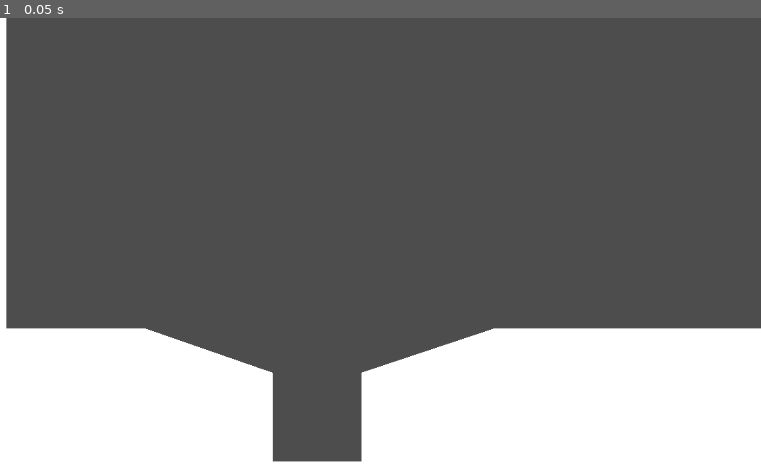
Above: before the commit, frame 1.
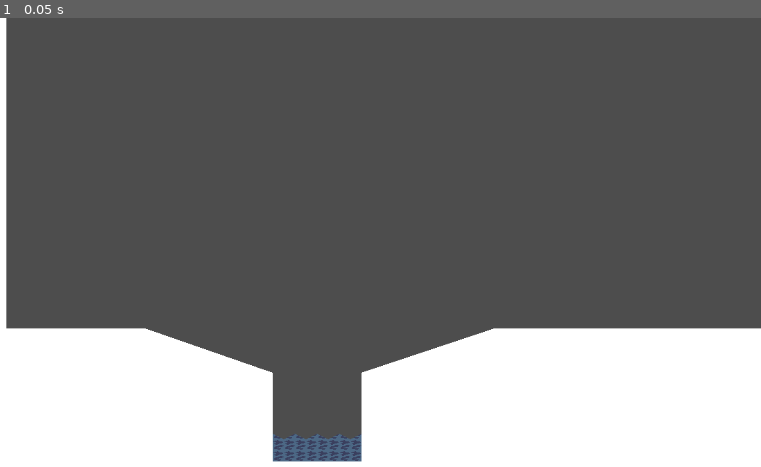
Above: after the commit, the same moment.

Repository: TurboMair/PrecipitateQuest
Game: Godot game, scene res://world.tscn
The game is run twice, just before and just after one commit, with the same random seed, the same clock (stepped at 60 frames per second) and the same inputs. The project has no main scene, so this scene is started directly.
Inputs:
- Up to frame 1 (0.05 s): no input

The runs differ from the first frame. In frame 1, 0.5% of the frame differs, in the area x 35-48%, y 92-99%.

Commit message:
Added water tile

Diff:
--- a/world.tscn
+++ b/world.tscn
@@ -1,7 +1,14 @@
-[gd_scene format=3 uid="uid://dwf2ws1dflsh2"]
+[gd_scene load_steps=2 format=3 uid="uid://dwf2ws1dflsh2"]
+
+[ext_resource type="Texture2D" uid="uid://b2yqnr4auaw0k" path="res://Godot Level Assets/Starter Tiles Platformer/SwampTiles/Water_1_16x16.png" id="1_n3wpm"]
 
 [node name="World" type="Node"]
 
 [node name="Background" type="Polygon2D" parent="."]
 texture_repeat = 3
 polygon = PackedVector2Array(0, 0, 64, 0, 64, 448, 264, 448, 448, 512, 448, 640, 576, 640, 576, 512, 768, 448, 1408, 44 …(272 unchanged characters)…
+
+[node name="Polygon2D" type="Polygon2D" parent="."]
+texture_repeat = 2
+texture = ExtResource("1_n3wpm")
+polygon = PackedVector2Array(448, 600, 464, 608, 480, 600, 496, 608, 512, 600, 528, 608, 544, 600, 560, 608, 576, 600, 576, 640, 448, 640)
